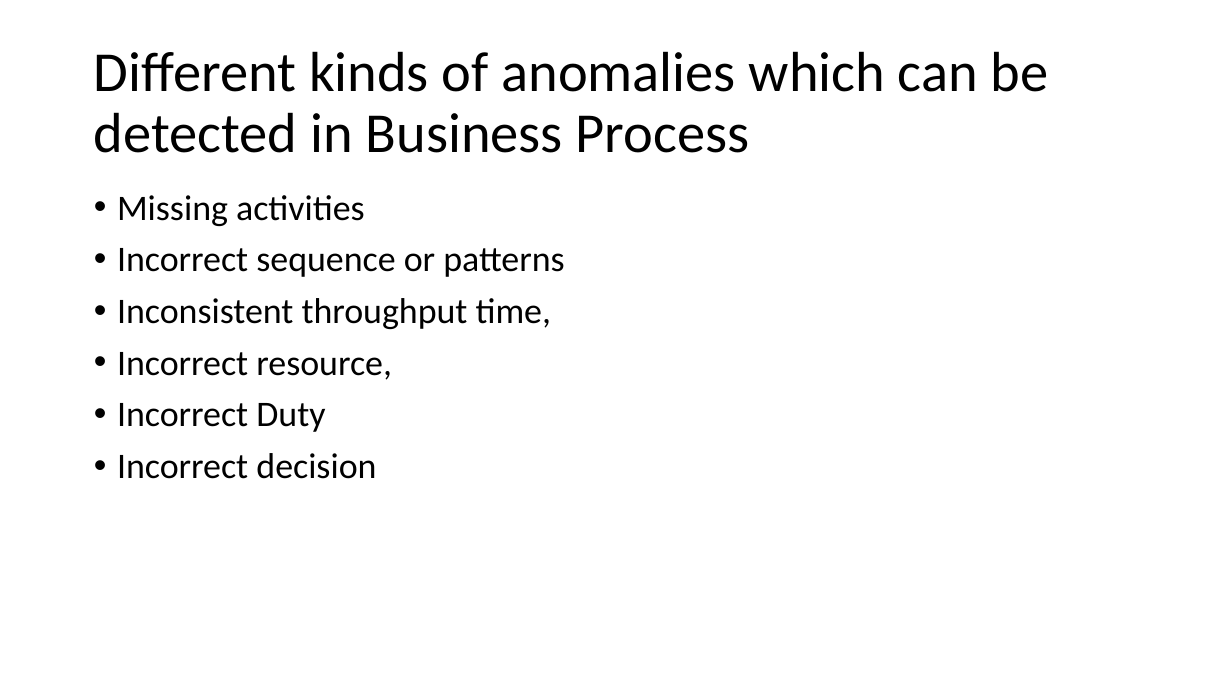
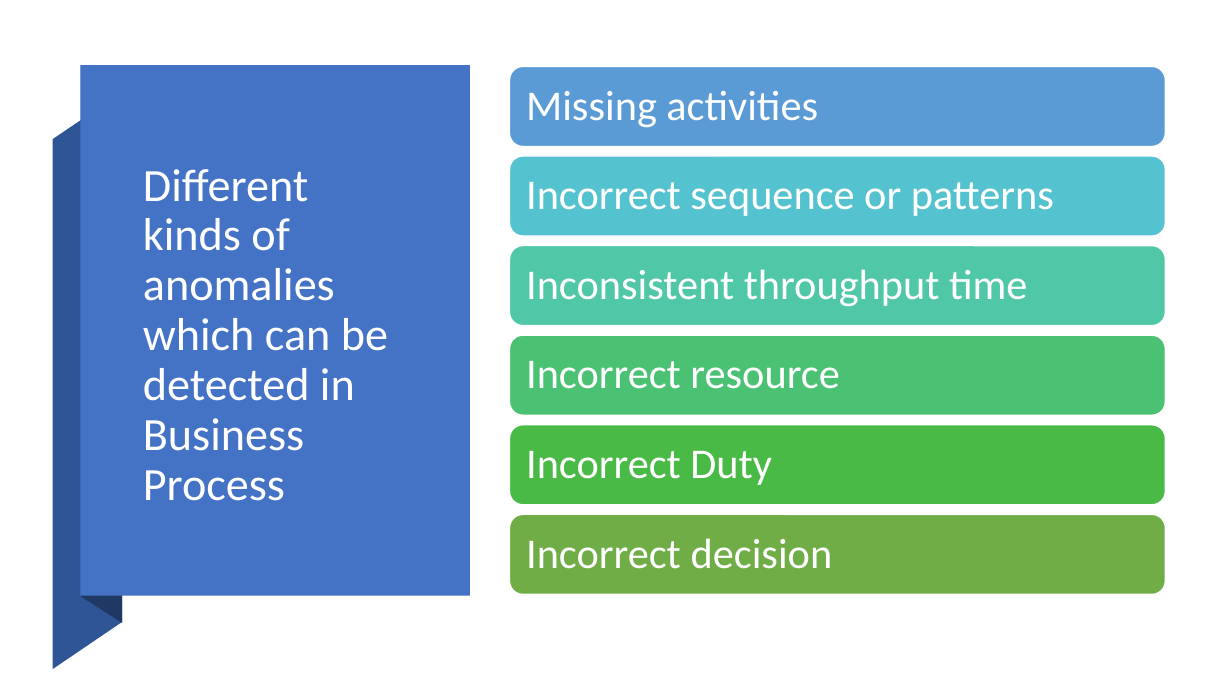
Before and after one commit to deepak-sateesh/processmining, a slide deck: slide 5 of Presentations/Presentation_9.pptx. Drawn at 1232x693 pixels with LibreOffice and Linux fonts; fonts in the diff are those of the drawing. Boxes give left, top, right and bottom in pixels: in the first picture for what was removed or moved away, otherwise in the second. Text is boxed around its words. In the diff, an @@ line names an element or a change of style, - is before the commit and + after.

```diff
--- a/Presentations/Presentation_9.pptx
+++ b/Presentations/Presentation_9.pptx
@@ rectangle added at [80,65,470,595], fill #4472C4 @@
@@ freeform shape added at [81,65,123,623], fill #203864 @@
@@ freeform shape added at [53,92,122,670], fill #2F5597 @@
@@ title "Different kinds of anomalies which ...": place and size @@
-title "Different kinds of anomalies which ..." at [94,51,1049,153]
+title "Different kinds of anomalies which ..." at [143,169,388,501]
@@ title "Different kinds of anomalies which ..." at [143,169,388,501]: size 44 to 36 pt, text colour #000000 to #FFFFFF @@
@@ text removed at [117,195,564,479] @@
-• Missing activities
-• Incorrect sequence or patterns
-• Inconsistent throughput time,
-• Incorrect resource,
-• Incorrect Duty
-• Incorrect decision
@@ group added at [509,67,1165,595]: 6 rounded rectangles, 6 texts @@
+Missing activities
+Incorrect sequence or patterns
+Inconsistent throughput time
+Incorrect resource
+Incorrect Duty
+Incorrect decision
```
Also in this commit, not shown: 4 other slides changed, 4 slides added, 7 other files.
